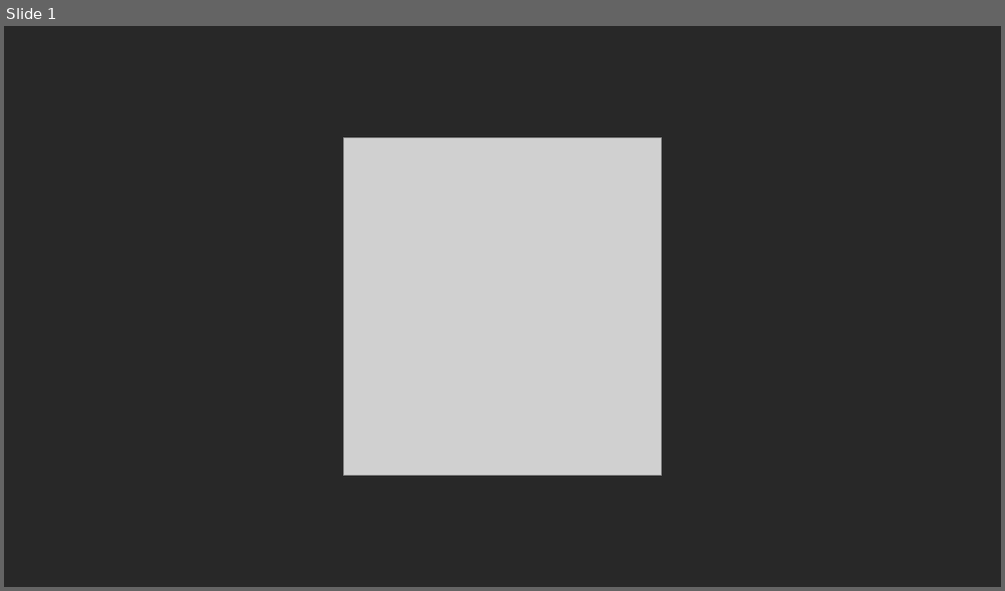
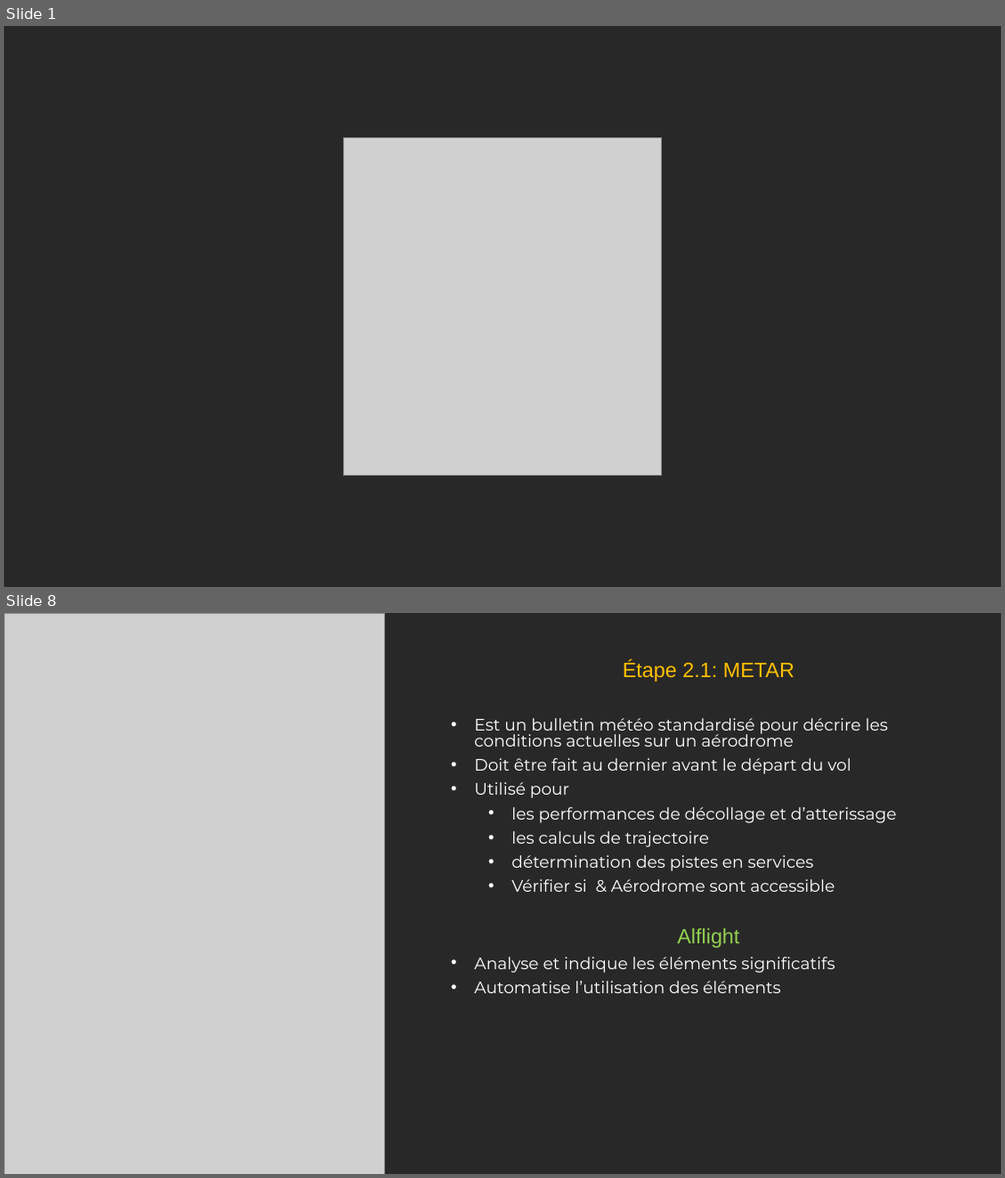
Before and after one commit to Ne0hermes/alflight, a slide deck: ALFlight_Presentation_Complete.pptx. Shown one above the other, each under a label of ours: slide 1 before the commit, slides 1 and 8 after it; the slides between them are not shown. The pictures are 1005x591 and 1005x1178 pixels, drawn with LibreOffice and Linux fonts; fonts in the diff are those of the drawing; grey boxes stand for pictures. Boxes give left, top, right and bottom in pixels: in the first picture for what was removed or moved away, otherwise in the second. Text is boxed around its words. In the diff, an @@ line names an element or a change of style, - is before the commit and + after.

```diff
--- a/ALFlight_Presentation_Complete.pptx
+++ b/ALFlight_Presentation_Complete.pptx
@@ slide 8 added at (4, 613, 1001, 1174), background #282828 @@
@@ picture added at (4, 613, 385, 1174) @@
@@ text added at (474, 660, 897, 993), 16 pt, text #FFFFFF @@
+Étape 2.1: METAR
+• Est un bulletin météo standardisé pour décrire les conditions actuelles sur un aérodrome
+• Doit être fait au dernier avant le départ du vol
+• Utilisé pour
+  • les performances de décollage et d’atterissage
+  • les calculs de trajectoire
+  • détermination des pistes en services
+  • Vérifier si & Aérodrome sont accessible
+Alflight
+• Analyse et indique les éléments significatifs
+• Automatise l’utilisation des éléments
```
Also in this commit, not shown: 29 slides changed, 4 other slides added, 1 slide removed, 34 other files.
